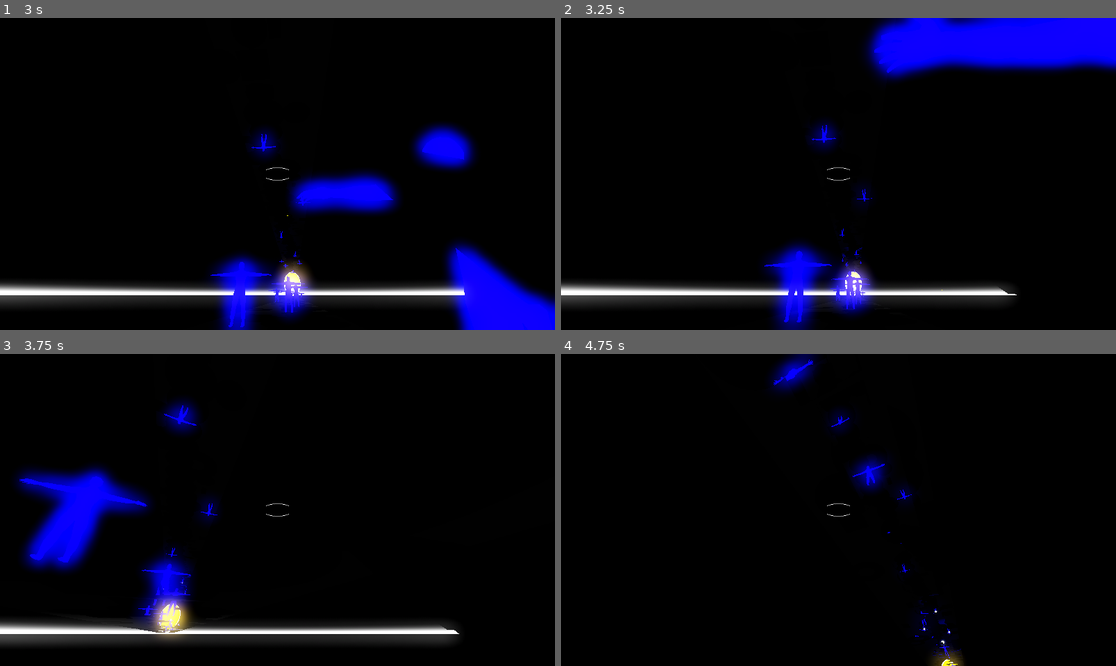
Above: before the commit, frames 1-4 (two rows, left to right).
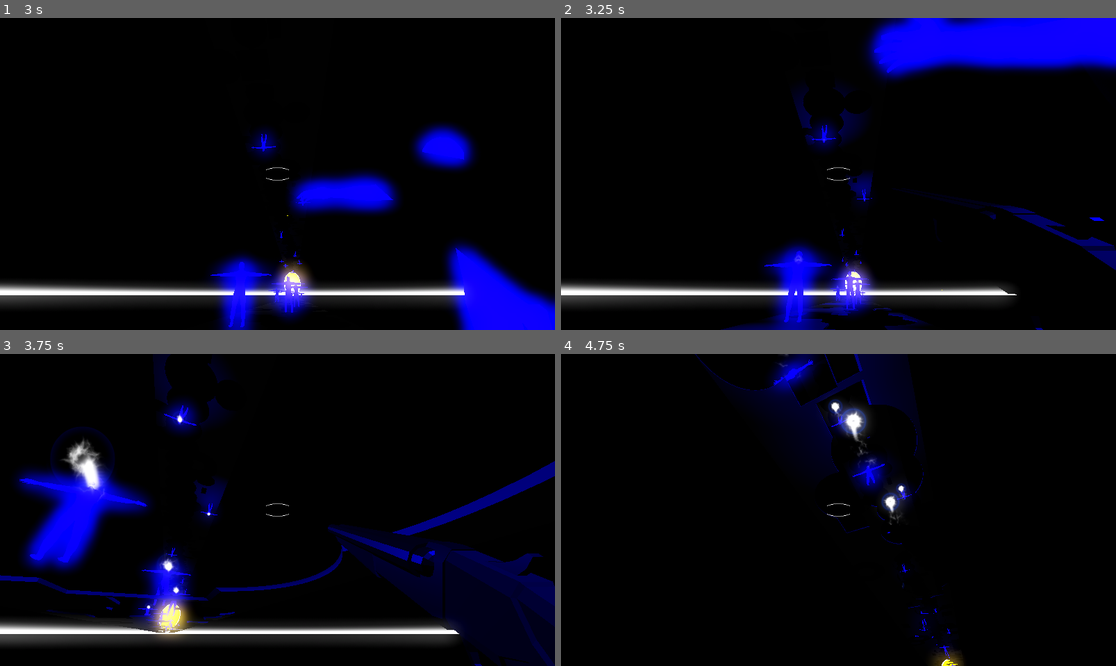
Above: after the commit, the same moments.

Repository: Games4Doritos/UWAGameJam2
Game: Godot game, scene res://Scenes/world.tscn
Two runs of this game, one before a commit and one after it. Both use one fixed random seed, a clock stepped at 60 frames per second and the inputs below. This scene is started directly instead of the project's main scene.
Inputs (mouse positions are in pixels of both pictures, inside the frame that each line leads up to):
- Up to frame 1 (3 s): move the mouse to (305, 174) at 0.52 s; hold Shift (run) 0.53-1.28 s; hold W (forward) from 0.53 s (still down); click (305, 174) at 0.67 s; tap Space (jump) at 0.77, 1.52 s; move the mouse to (249, 174) at 1.27 s; click (249, 174) at 1.35 s; move the mouse to (288, 167) at 2.02 s; hold Shift (run) 2.03-2.78 s; move the mouse to (271, 180) at 2.77 s; click (271, 180) at 2.85 s
- Up to frame 2 (3.25 s): keep holding W (forward); tap Space (jump) at 3.02 s
- Up to frame 3 (3.75 s): keep holding W (forward); move the mouse to (316, 513) at 3.52 s; hold Shift (run) from 3.53 s (still down)
- Up to frame 4 (4.75 s): keep holding W (forward); tap Space (jump) at 3.77, 4.52 s; move the mouse to (794, 506) at 4.27 s; release Shift (run) at 4.28 s; click (794, 506) at 4.35 s

Frame 1 is identical in both runs. In frame 2, 2.6% of the frame differs, in the area x 28-100%, y 22-100%; in frame 3, 12%, in the area x 0-100%, y 0-100%; in frame 4, 4.3%.

Commit message:
fix: enemy range
# Problem
Enemies out of range were shooting projectiles.

# Solution
Changing range to be global position instead of position.

Diff:
--- a/Scenes/enemy.tscn
+++ b/Scenes/enemy.tscn
@@ -419,11 +419,11 @@
 shape = SubResource("CapsuleShape3D_287tu")
 
 [node name="Physical Bone mixamorig_Neck" type="PhysicalBone3D" parent="RootNode/Skeleton3D/PhysicalBoneSimulator3D" index="4"]
-transform = Transform3D(-1, 9.3311095e-17, 1.459049e-16, -1.2246469e-16, 0.2147305, -0.97667336, -1.2246469e-16, -0.97667336, -0.2147305, 0.010082372, 2.2031326, -0.006235894)
+transform = Transform3D(-1, 9.3311095e-17, 1.459049e-16, -1.2246469e-16, 0.2147305, -0.97667336, -1.2246469e-16, -0.97667336, -0.2147305, 0.010082372, 2.2031326, -0.006278107)
 collision_layer = 2
 joint_type = 5
-joint_offset = Transform3D(1, 0, 0, 0, 1, 0, 0, 0, 1, 6.483401e-25, -0.00044616405, 0.043544173)
-body_offset = Transform3D(-1, 0, 1.4889251e-23, 0, 0.2147305, -0.97667336, 0, -0.97667336, -0.2147305, 0, 0.042624235, 0.008914505)
+joint_offset = Transform3D(1, 0, 0, 0, 1, 0, 0, 0, 1, 6.4820513e-25, -0.00048739184, 0.043535106)
+body_offset = Transform3D(-1, 0, 1.4889251e-23, 0, 0.2147305, -0.97667336, 0, -0.97667336, -0.2147305, 0, 0.042624235, 0.008872292)
 bone_name = "mixamorig_Neck"
 joint_constraints/x/linear_limit_enabled = true
 joint_constraints/x/linear_limit_upper = 0.0
@@ -746,11 +746,11 @@
 shape = SubResource("CapsuleShape3D_ve8xs")
 
 [node name="Physical Bone mixamorig_LeftLeg" type="PhysicalBone3D" parent="RootNode/Skeleton3D/PhysicalBoneSimulator3D" index="13"]
-transform = Transform3D(-0.99771625, 7.7153054e-05, -0.06754491, -0.06754473, 0.0013993804, 0.9977153, 0.00017149778, 0.9999991, -0.0013909731, 0.24248031, 0.40929666, -0.002413108)
+transform = Transform3D(-0.99771625, 7.7153054e-05, -0.06754491, -0.06754473, 0.0013993804, 0.9977153, 0.00017149778, 0.9999991, -0.0013909731, 0.24248031, 0.40929663, -0.0024025547)
 collision_layer = 2
 joint_type = 2
-joint_offset = Transform3D(1, 0, 0, 0, 1, 0, 0, 0, 1, 0.0033574759, -0.00012502787, 0.31621435)
-body_offset = Transform3D(1, -6.9562375e-06, -8.696245e-07, -8.86412e-07, 4.48199e-07, -1.0000001, 6.956223e-06, 1.0000001, 4.483154e-07, -0.0033572018, 0.31621438, 0.00012486277)
+joint_offset = Transform3D(1, 0, 0, 0, 1, 0, 0, 0, 1, 0.0033574759, -0.00013558115, 0.31621438)
+body_offset = Transform3D(1, -6.9562375e-06, -8.696245e-07, -8.86412e-07, 4.48199e-07, -1.0000001, 6.956223e-06, 1.0000001, 4.483154e-07, -0.0033572018, 0.3162144, 0.00013541605)
 bone_name = "mixamorig_LeftLeg"
 joint_constraints/swing_span = 45.0
 joint_constraints/twist_span = 0.0
@@ -838,11 +838,11 @@
 shape = SubResource("CapsuleShape3D_c1gwg")
 
 [node name="Physical Bone mixamorig_RightUpLeg" type="PhysicalBone3D" parent="RootNode/Skeleton3D/PhysicalBoneSimulator3D" index="15"]
-transform = Transform3D(-0.9965967, -3.564543e-06, 0.08243269, 0.08243263, -0.0012337533, 0.9965959, 9.814918e-05, 0.9999992, 0.0012298482, -0.1724508, 1.0286975, -0.0035341387)
+transform = Transform3D(-0.9965967, -3.73e-06, 0.08243269, 0.08243263, -0.0012337533, 0.9965959, 9.798429e-05, 0.9999992, 0.0012298619, -0.1724508, 1.0286975, -0.0035341387)
 collision_layer = 2
 joint_type = 2
-joint_offset = Transform3D(1, 0, 0, 0, 1, 0, 0, 0, 1, 6.869555e-08, -9.2618734e-08, 0.3051749)
-body_offset = Transform3D(0.99999976, 3.5516277e-06, -2.2510109e-07, -2.1753637e-07, 3.032619e-07, -0.99999976, -3.551606e-06, 1, 3.0349474e-07, 0, 0.30517483, 0)
+joint_offset = Transform3D(1, 0, 0, 0, 1, 0, 0, 0, 1, 6.869516e-08, -9.677538e-08, 0.3051749)
+body_offset = Transform3D(0.99999976, 3.7165155e-06, -2.2509971e-07, -2.1733362e-07, 3.168825e-07, -0.99999976, -3.716501e-06, 1, 3.1711534e-07, 0, 0.30517483, 0)
 bone_name = "mixamorig_RightUpLeg"
 joint_constraints/swing_span = 45.0
 joint_constraints/twist_span = 0.0
--- a/Scripts/enemy.gd
+++ b/Scripts/enemy.gd
@@ -28,7 +28,7 @@
 
 
 func _on_timer_timeout() -> void:
-	if (position-player.position).length() < 30:
+	if (global_position-player.global_position).length() < 50:
 		var ballInstance = ball.instantiate()
 		ballInstance.position = $RootNode/Skeleton3D/mixamorig_Head.global_position
 
